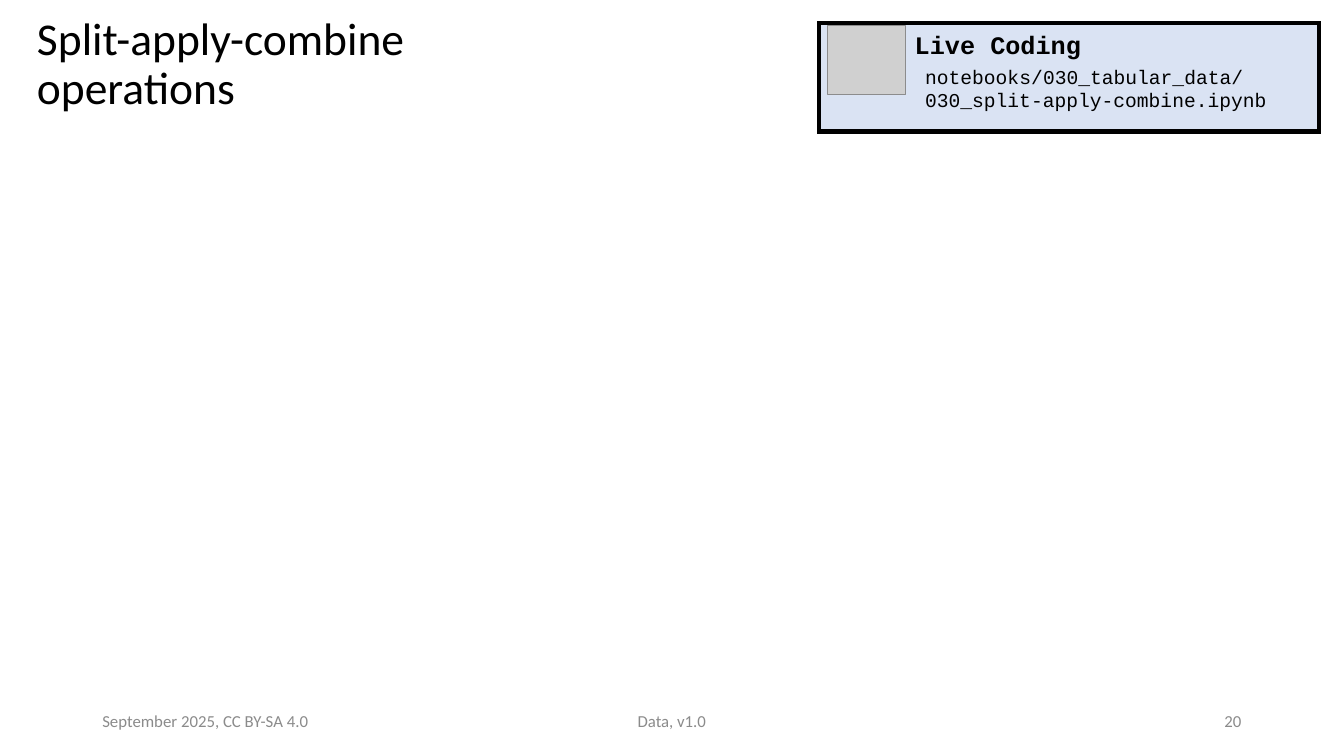
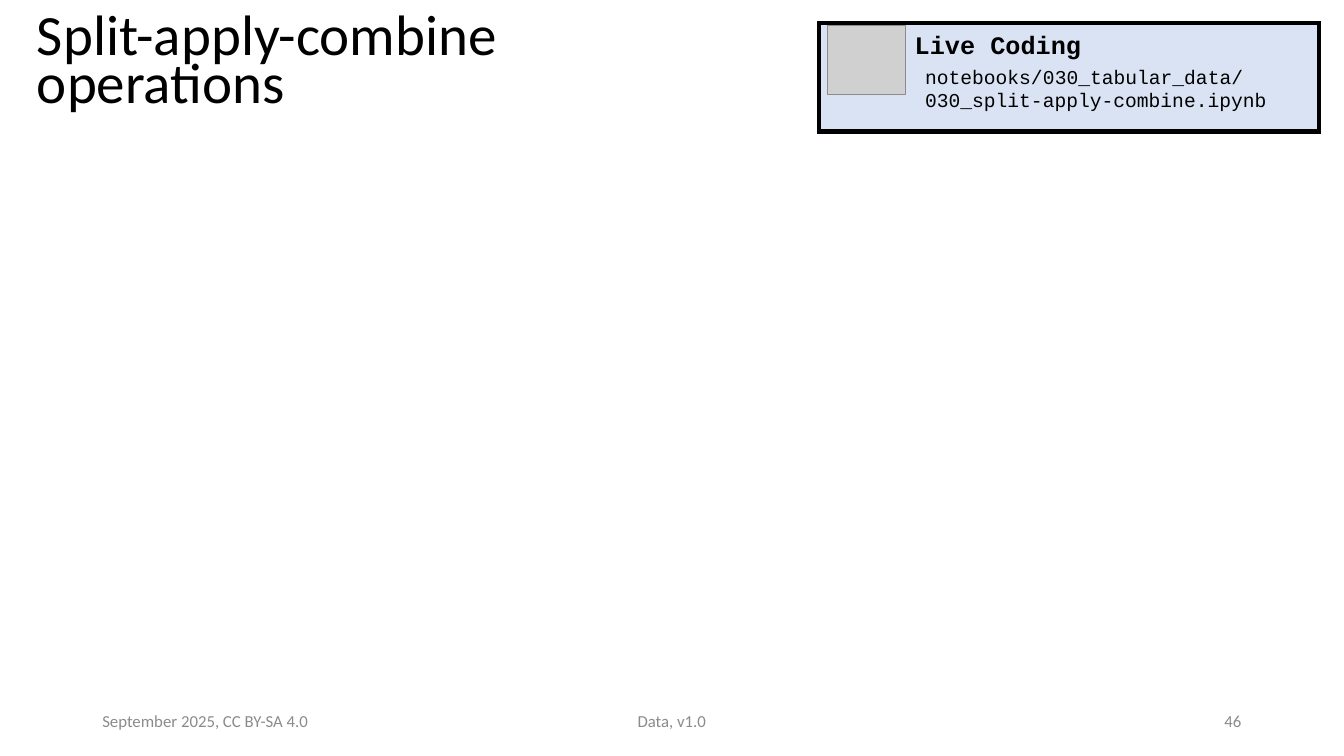
Before and after one commit to ASPP/data_class, a slide deck: slide 46 of tabular_data.pptx (slide 20 before the commit). Drawn at 1344x756 pixels with LibreOffice and Linux fonts; fonts in the diff are those of the drawing; grey boxes stand for pictures. Boxes give left, top, right and bottom in pixels: in the first picture for what was removed or moved away, otherwise in the second. Text is boxed around its words. In the diff, an @@ line names an element or a change of style, - is before the commit and + after.

```diff
--- a/tabular_data.pptx
+++ b/tabular_data.pptx
@@ title "Split-apply-combine operations" at [37,15,496,113]: size 32.6 to 40.7 pt; line spacing 0.9 to 0.7 @@
@@ page number at [1224,716,1241,727]: text changed @@
-20
+46
```
Also in this commit, not shown: 21 other slides changed, 12 slides added, 2 slides removed.
